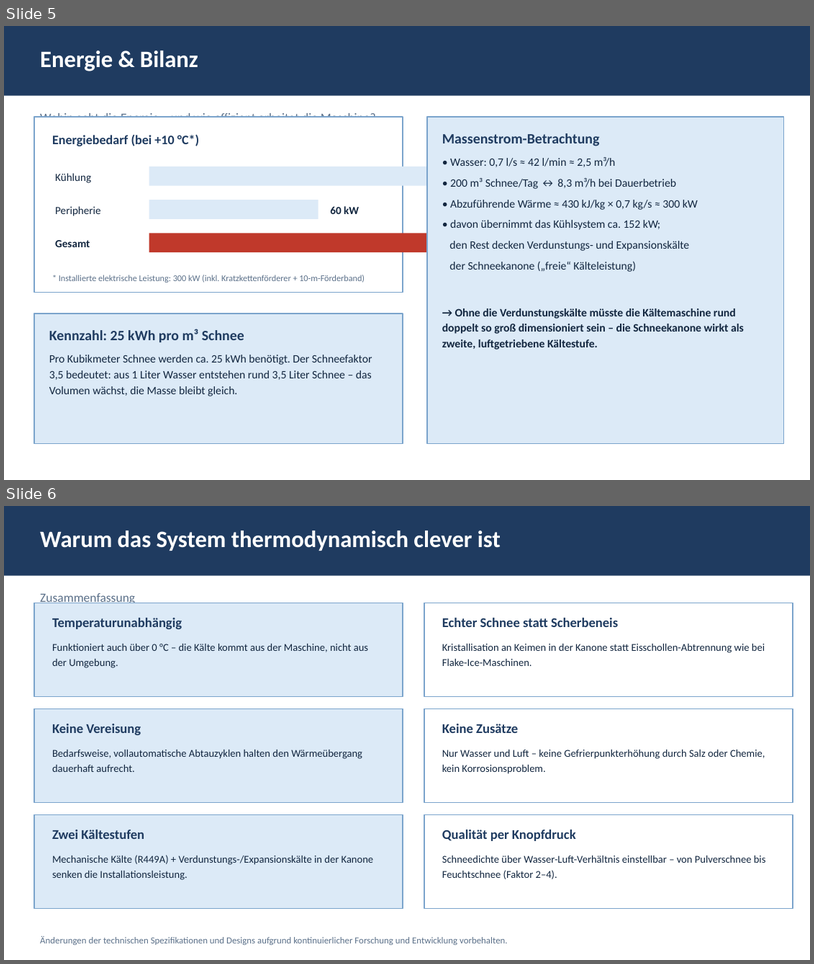
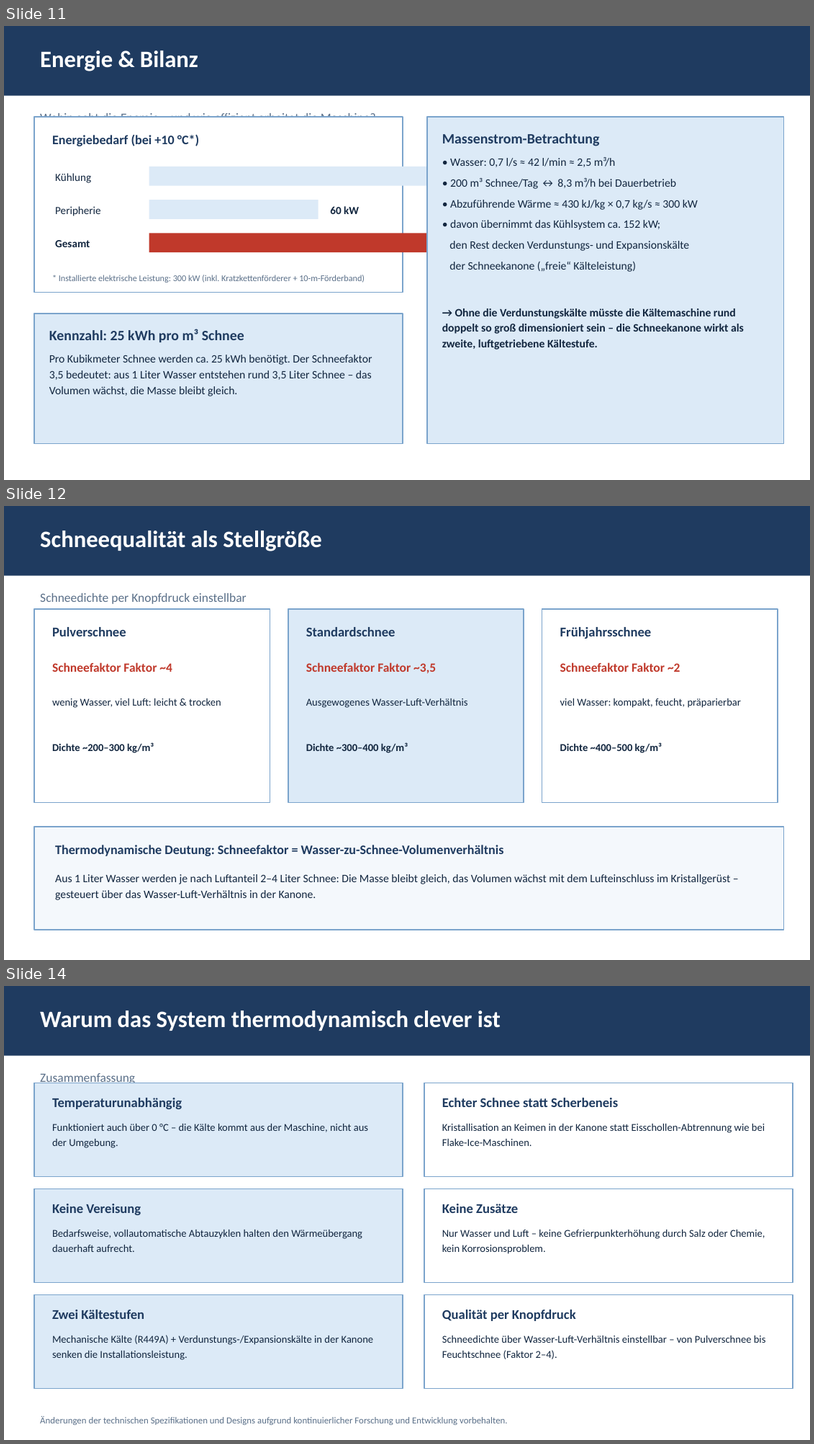
Before and after one commit to pgruberpg6-commits/Snow4ever, a slide deck: snow4ever200_thermodynamik.pptx. Shown one above the other, each under a label of ours: slides 5 and 6 before the commit, slides 11, 12 and 14 after it; the slides between them are not shown. The pictures are 814x964 and 814x1444 pixels, drawn with LibreOffice and Linux fonts; fonts in the diff are those of the drawing. Boxes give left, top, right and bottom in pixels: in the first picture for what was removed or moved away, otherwise in the second. Text is boxed around its words. In the diff, an @@ line names an element or a change of style, - is before the commit and + after.

Commit message:
PowerPoint auf 16 Folien erweitert (ca. 30-45 min): Agenda, Problemstellung, Grundlagen, Schneekanone, Kaeltestufen, R449A, Schneequalitaet, Tripelpunkt-Klaerung, Anwendungen, Zusammenfassung

```diff
--- a/snow4ever200_thermodynamik.pptx
+++ b/snow4ever200_thermodynamik.pptx
@@ slide 12 added at (x1=4, y1=506, x2=810, y2=960), background #FFFFFF @@
@@ rectangle added at (x1=4, y1=506, x2=810, y2=576), fill #1F3B60 @@
@@ text added at (x1=40, y1=530, x2=322, y2=551), 28 pt, text #FFFFFF, bold @@
+Schneequalität als Stellgröße
@@ rectangle added at (x1=34, y1=609, x2=270, y2=803), fill #FFFFFF, outline #7BA4CC 1.5 pt @@
@@ text added at (x1=40, y1=593, x2=247, y2=604), 15 pt, text #5B7089 @@
+Schneedichte per Knopfdruck einstellbar
@@ rectangle added at (x1=288, y1=609, x2=525, y2=803), fill #DCEAF7, outline #7BA4CC 1.5 pt @@
@@ rectangle added at (x1=543, y1=609, x2=778, y2=803), fill #FFFFFF, outline #7BA4CC 1.5 pt @@
@@ text added at (x1=52, y1=627, x2=126, y2=636), 16 pt, text #1F3B60, bold @@
+Pulverschnee
@@ text added at (x1=306, y1=627, x2=396, y2=636), 16 pt, text #1F3B60, bold @@
+Standardschnee
@@ text added at (x1=561, y1=627, x2=652, y2=638), 16 pt, text #1F3B60, bold @@
+Frühjahrsschnee
@@ text added at (x1=52, y1=662, x2=172, y2=672), 15 pt, text #C0392B, bold @@
+Schneefaktor Faktor ~4
@@ text added at (x1=306, y1=662, x2=436, y2=673), 15 pt, text #C0392B, bold @@
+Schneefaktor Faktor ~3,5
@@ text added at (x1=561, y1=662, x2=681, y2=672), 15 pt, text #C0392B, bold @@
+Schneefaktor Faktor ~2
@@ text added at (x1=52, y1=698, x2=221, y2=753), 12.5 pt, text #12263F @@
+wenig Wasser, viel Luft: leicht & trocken
+Dichte ~200–300 kg/m³
@@ text added at (x1=306, y1=698, x2=468, y2=753), 12.5 pt, text #12263F @@
+Ausgewogenes Wasser-Luft-Verhältnis
+Dichte ~300–400 kg/m³
@@ text added at (x1=561, y1=698, x2=741, y2=753), 12.5 pt, text #12263F @@
+viel Wasser: kompakt, feucht, präparierbar
+Dichte ~400–500 kg/m³
@@ rectangle added at (x1=34, y1=826, x2=784, y2=929), fill #F4F8FC, outline #7BA4CC 1.5 pt @@
@@ text added at (x1=55, y1=844, x2=504, y2=856), 15.5 pt, text #1F3B60, bold @@
+Thermodynamische Deutung: Schneefaktor = Wasser-zu-Schnee-Volumenverhältnis
@@ text added at (x1=55, y1=874, x2=731, y2=900), 13.5 pt, text #12263F @@
+Aus 1 Liter Wasser werden je nach Luftanteil 2–4 Liter Schnee: Die Masse bleibt gleich, das Volumen wächst mit dem Lufteinschluss im Kristallgerüst – gesteuert über das Wasser-Luft-Verhältnis in der Kanone.
@@ what was slide 5 is now slide 11 @@
@@ what was slide 6 is now slide 14 @@
```
Also in this commit, not shown: 9 other slides added.
